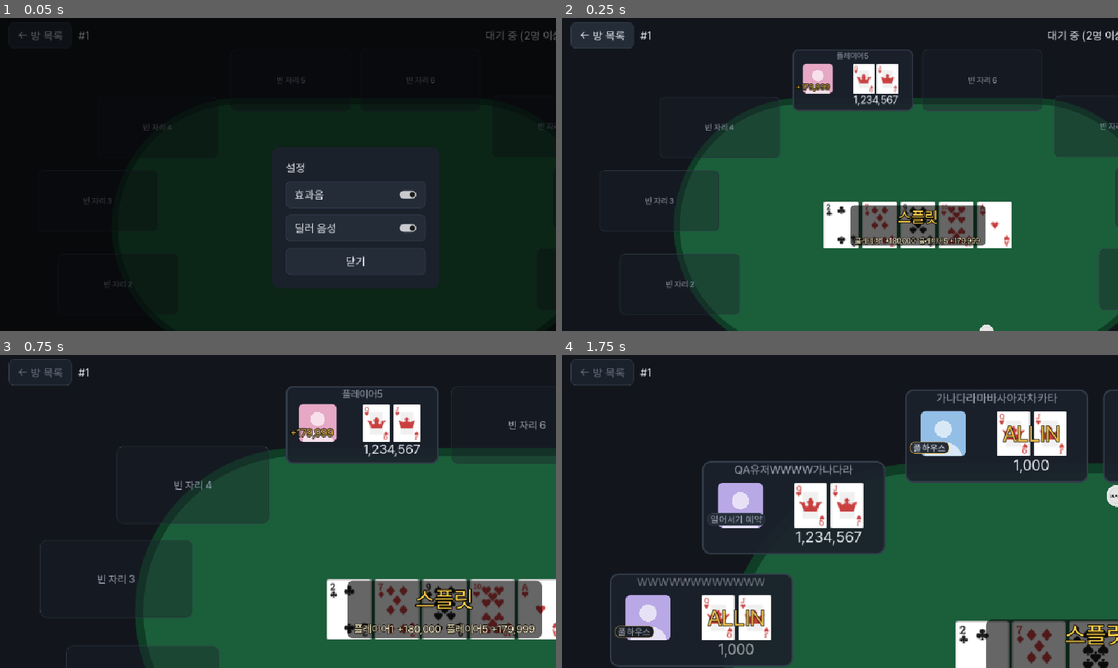
Above: before the commit, frames 1-4 (two rows, left to right).
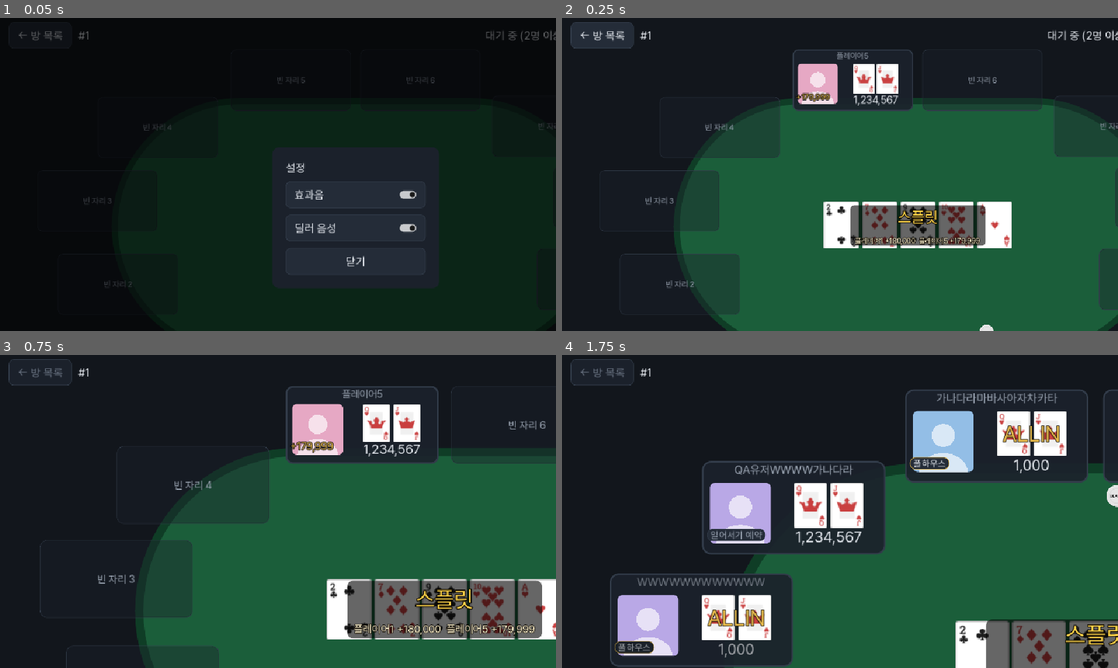
Above: after the commit, the same moments.

Repository: modify879/board-game-godot
Game: Godot game, scene res://games/holdem/test_layout.tscn
The game is run twice, just before and just after one commit, with the same random seed, the same clock (stepped at 60 frames per second) and the same inputs. This scene is started directly instead of the project's main scene.
Inputs (mouse positions are in pixels of both pictures, inside the frame that each line leads up to):
- Up to frame 1 (0.05 s): no input
- Up to frame 2 (0.25 s): no input
- Up to frame 3 (0.75 s): tap Enter at 0.5 s; move the mouse to (400, 495) at 0.52 s; click (400, 495) at 0.67 s
- Up to frame 4 (1.75 s): click "← 방 목록" at 1.25 s

Frame 1 is identical in both runs. In frame 2, 0.6% of the frame differs, in the area x 42-50%, y 14-28%; in frame 3, 1.0%; in frame 4, 3.8%, in the area x 9-74%, y 17-97%.

Commit message:
feat(holdem): 데스크톱 좌석 패널 아바타를 패널 높이에 꽉 차게 키운다

Diff:
--- a/games/holdem/seat.gd
+++ b/games/holdem/seat.gd
@@ -89,10 +89,16 @@
 	return (Vector2(62, 84) if hero else Vector2(40, 54)) * kk
 
 
+## 데스크톱 아바타 한 변(설계 좌표): 닉네임 줄 아래 ~ 타이머 막대 띠 위까지, 위아래 여백 4px 씩만 남기고 꽉 채운다
+static func avatar_side(hero: bool) -> float:
+	var strip := 4.0 + (7.0 if hero else 5.0) # timer_bar_rect 의 아래 여백 + 막대 두께
+	return panel_size(hero, 1.0).y - name_row(hero) - strip - 8.0
+
+
 ## 데스크톱 패널 안의 두 열(로컬 좌표, 배율 적용 전 설계 크기 × kk): avatar(아바타·닉네임) / cards(카드·스택). 아바타는 바깥쪽
 static func desk_columns(hero: bool, left: bool, kk: float) -> Dictionary:
 	var w := panel_size(hero, 1.0)
-	var aw := 90.0 if hero else 80.0
+	var aw := maxf(90.0 if hero else 80.0, avatar_side(hero))
 	var m := 8.0 if hero else 6.0
 	var av := Rect2(m if left else w.x - m - aw, 0, aw, w.y)
 	var cd := Rect2(m + aw + 4.0 if left else m, 0, w.x - 2.0 * m - aw - 4.0, w.y)
@@ -169,10 +175,10 @@
 	var cols := desk_columns(hero, left, kk)
 	var av: Rect2 = cols.avatar
 	var cd: Rect2 = cols.cards
-	var d := (76.0 if hero else 54.0) * kk # 아바타 사진: 둥근 사각, 열을 거의 채운다(닉네임은 그 아래)
+	var d := avatar_side(hero) * kk # 아바타 사진: 둥근 사각, 닉네임 줄 아래부터 타이머 띠 위까지 꽉 채운다
 	_avatar_r = d / 2.0
 	var dy := name_row(hero)
-	_avatar_c = Vector2(av.get_center().x, (dy + (5.0 if hero else 4.0)) * kk + _avatar_r)
+	_avatar_c = Vector2(av.get_center().x, (dy + 4.0) * kk + _avatar_r)
 	initial.position = _avatar_c - Vector2(_avatar_r, _avatar_r)
 	initial.size = Vector2(d, d)
 	initial.add_theme_font_size_override("font_size", int(round((24.0 if hero else 18.0) * kk)))
@@ -280,14 +286,15 @@
 			l.reset_size()
 			list.append(l)
 	var av: Rect2 = desk_columns(hero_slot, avatar_left, k).avatar
-	if hero_slot: # 아바타 열 닉네임 아래로 세로로 쌓는다
-		var y := (108.0 + name_row(true)) * k
+	if hero_slot: # 아바타 아랫부분에 걸쳐 아래에서 위로 쌓는다(넘치면 낮은 우선순위부터 숨긴다)
+		var y := _avatar_c.y + _avatar_r - 3.0 * k
 		for l: Label in list:
-			if y + l.size.y > timer_bar_rect().position.y - 2.0 * k:
-				l.hide() # 아래로 넘치면 낮은 우선순위부터 숨긴다
+			y -= l.size.y
+			if y < _avatar_c.y - _avatar_r:
+				l.hide()
 				continue
 			l.position = Vector2(av.get_center().x - l.size.x / 2.0, y)
-			y += l.size.y + 3.0 * k
+			y -= 3.0 * k
 		return
 	var x := av.position.x
 	for l: Label in list:
--- a/games/holdem/test_layout.gd
+++ b/games/holdem/test_layout.gd
@@ -425,6 +425,11 @@
 			bad.append("%s 스택 문구 잘림 %s (%.0f > %.0f)" % [o, sl.text, sw, sl.size.x])
 		var tr := Rect2(s.global_position + s.timer_bar_rect().position, s.timer_bar_rect().size) # 타이머 막대는 자기 글자·카드·내 큰 카드와 안 겹치고 다른 것과도 안 겹친다
 		items.append({"o": o, "k": "timer", "r": tr})
+		if s.desk: # 데스크톱 아바타는 닉네임 줄 아래 ~ 타이머 띠 위의 높이를 꽉 채운다(여백 합 10·k 이내)
+			var side: float = s._avatar_r * 2.0
+			var content_h: float = s.timer_bar_rect().position.y - s.name_row(s.hero_slot) * table.k
+			if side < content_h - 10.0 * table.k - 0.01:
+				bad.append("%s 아바타가 작음 %.1f < %.1f" % [o, side, content_h - 10.0 * table.k])
 		for it2 in inner:
 			if _in(it2.r).intersects(_in(tr)):
 				bad.append("%s/%s x 타이머 막대 %s %s" % [o, it2.n, _s(it2.r), _s(tr)])
